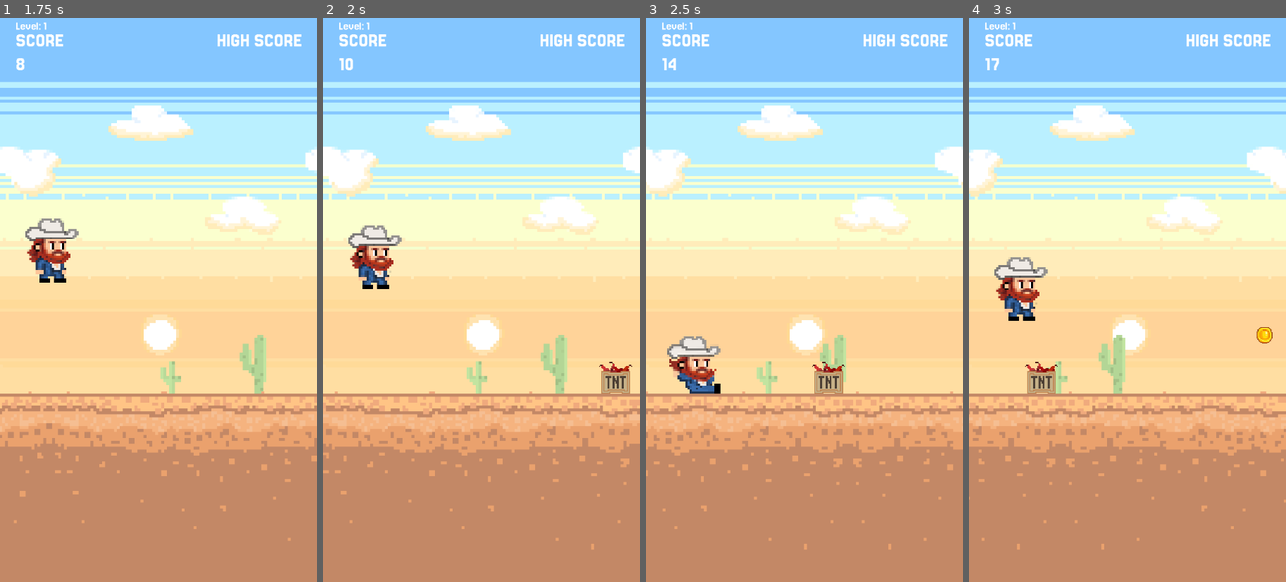
Above: before the commit, frames 1-4 (left to right).
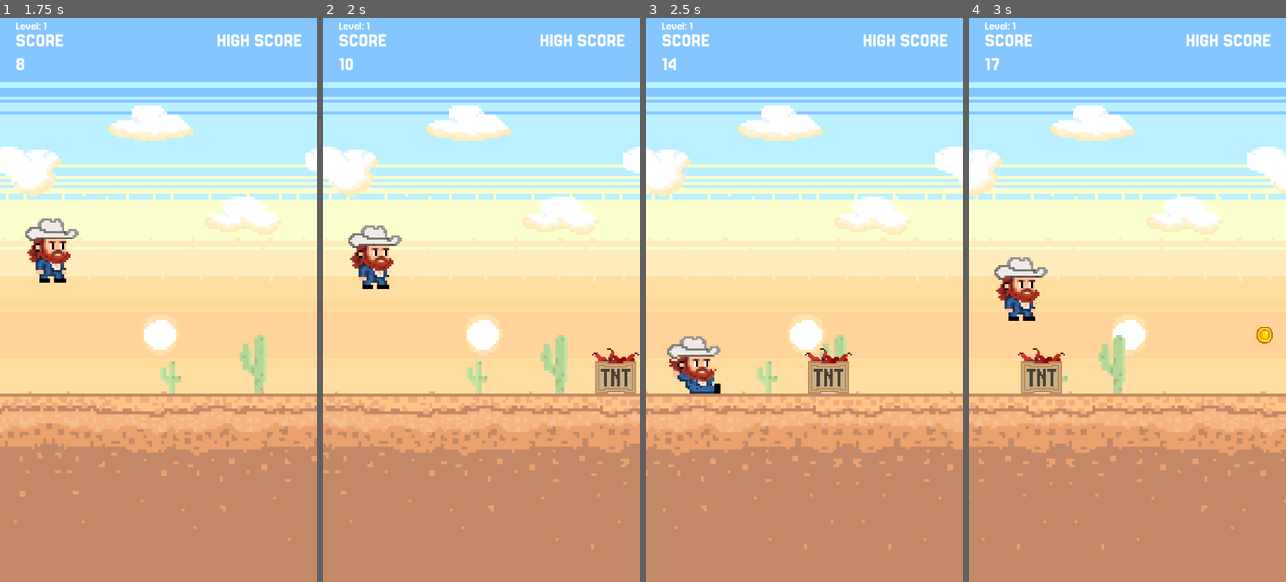
Above: after the commit, the same moments.

Repository: rgomezp/cowboy-game
Game: Godot game, scene res://scenes/main.tscn
Two runs of this game, one before a commit and one after it. Both use one fixed random seed, a clock stepped at 60 frames per second and the inputs below.
Inputs (mouse positions are in pixels of both pictures, inside the frame that each line leads up to):
- Up to frame 1 (1.75 s): tap Enter (ui_accept) at 0.5, 0.77 s; move the mouse to (228, 271) at 0.52 s; click (228, 271) at 0.67 s; drag from (95, 328) to (142, 412) at 1.27 s
- Up to frame 2 (2 s): no input
- Up to frame 3 (2.5 s): move the mouse to (836, 175) at 2.02 s; hold Down (ui_down) from 2.03 s (still down)
- Up to frame 4 (3 s): release Down (ui_down) at 2.75 s; drag from (1111, 412) to (988, 300) at 2.77 s

Frame 1 is identical in both runs. In frame 2, 0.8% of the frame differs, in the area x 84-100%, y 58-67%; in frame 3, 0.7%; in frame 4, 0.8%, in the area x 15-31%, y 58-67%.

Commit message:
Increase TNT collision and sprite scale
- Change scale from 3.5 to 5 for both CollisionPolygon2D and AnimatedSprite2D
- Makes TNT more visible and easier to detect

Diff:
--- a/scenes/obstacles/tnt.tscn
+++ b/scenes/obstacles/tnt.tscn
@@ -78,13 +78,13 @@
 
 [node name="CollisionPolygon2D" type="CollisionPolygon2D" parent="."]
 position = Vector2(341, 262)
-scale = Vector2(3.5, 3.5)
+scale = Vector2(5, 5)
 polygon = PackedVector2Array(-5.714287, -10.571426, 20.285713, -8.857147, 21.428566, 17.714287, -5.4285736, 17.714287)
 
 [node name="AnimatedSprite2D" type="AnimatedSprite2D" parent="."]
 texture_filter = 1
 position = Vector2(370, 219.00003)
-scale = Vector2(3.5, 3.5)
+scale = Vector2(5, 5)
 sprite_frames = SubResource("SpriteFrames_64m31")
 animation = &"explosion"
 autoplay = "default"
Not shown: 1 places in scenes/obstacles/tnt.tscn that only renumber resources
